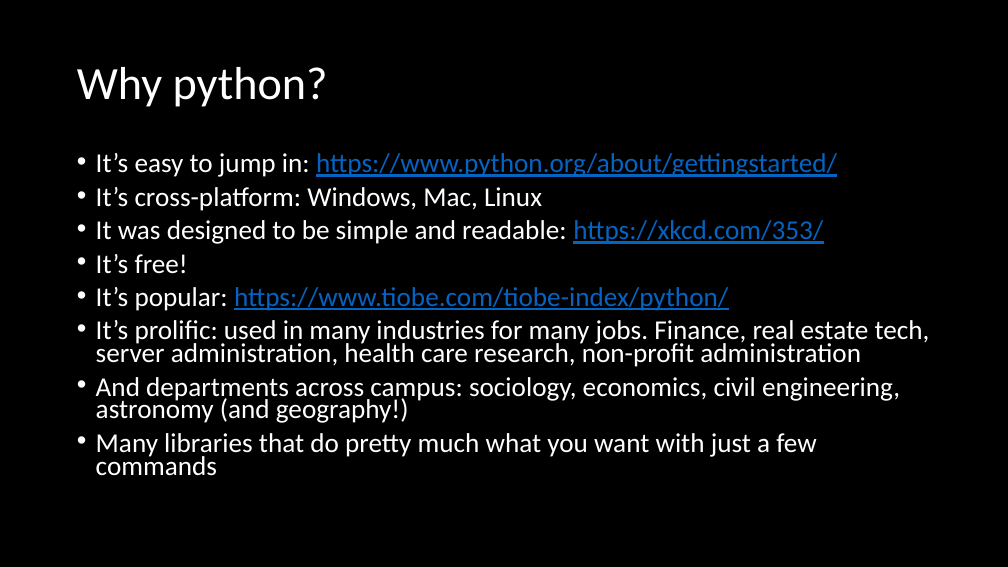
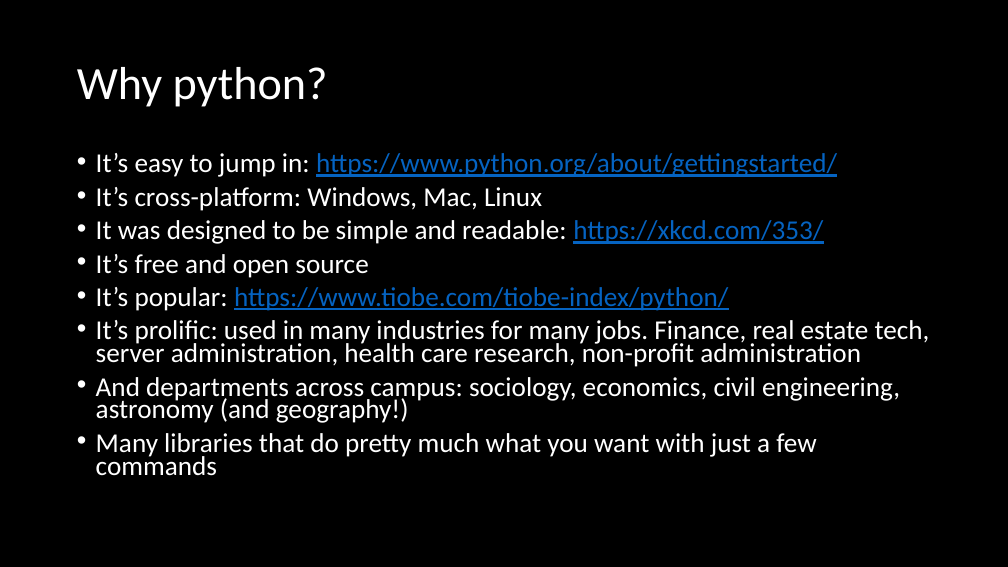
Before and after one commit to mike-babb/intro_to_python, a slide deck: slide 3 of Introduction to Python.pptx (slide 5 before the commit). Drawn at 1008x567 pixels with LibreOffice and Linux fonts; fonts in the diff are those of the drawing. Boxes give left, top, right and bottom in pixels: in the first picture for what was removed or moved away, otherwise in the second. Text is boxed around its words. In the diff, an @@ line names an element or a change of style, - is before the commit and + after.

```diff
--- a/Introduction to Python.pptx
+++ b/Introduction to Python.pptx
@@ text at (96, 254, 368, 278): text changed @@
-• It’s free!
+• It’s free and open source
```
Also in this commit, not shown: 3 other slides changed, 1 slide removed, 2 other files.
